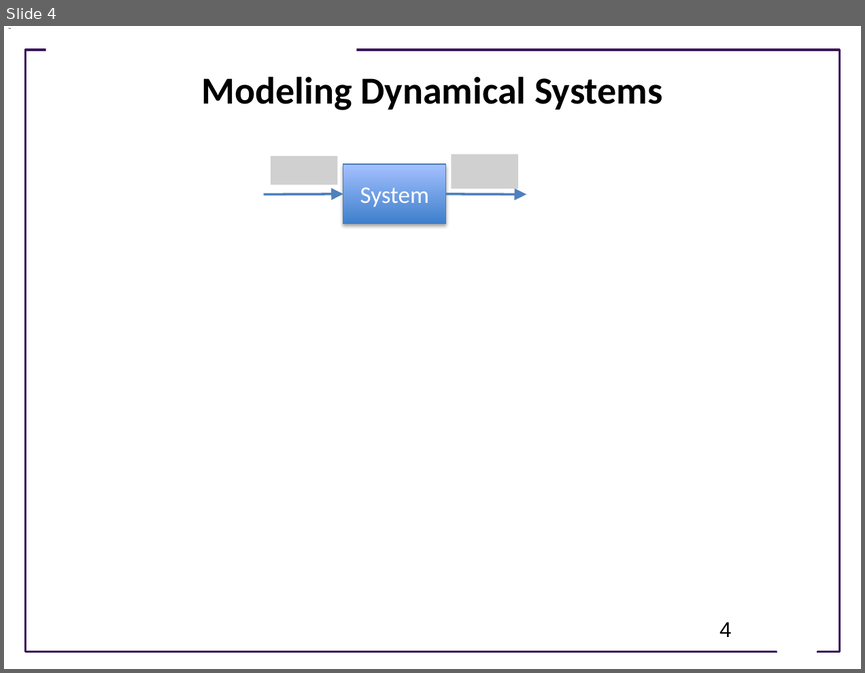
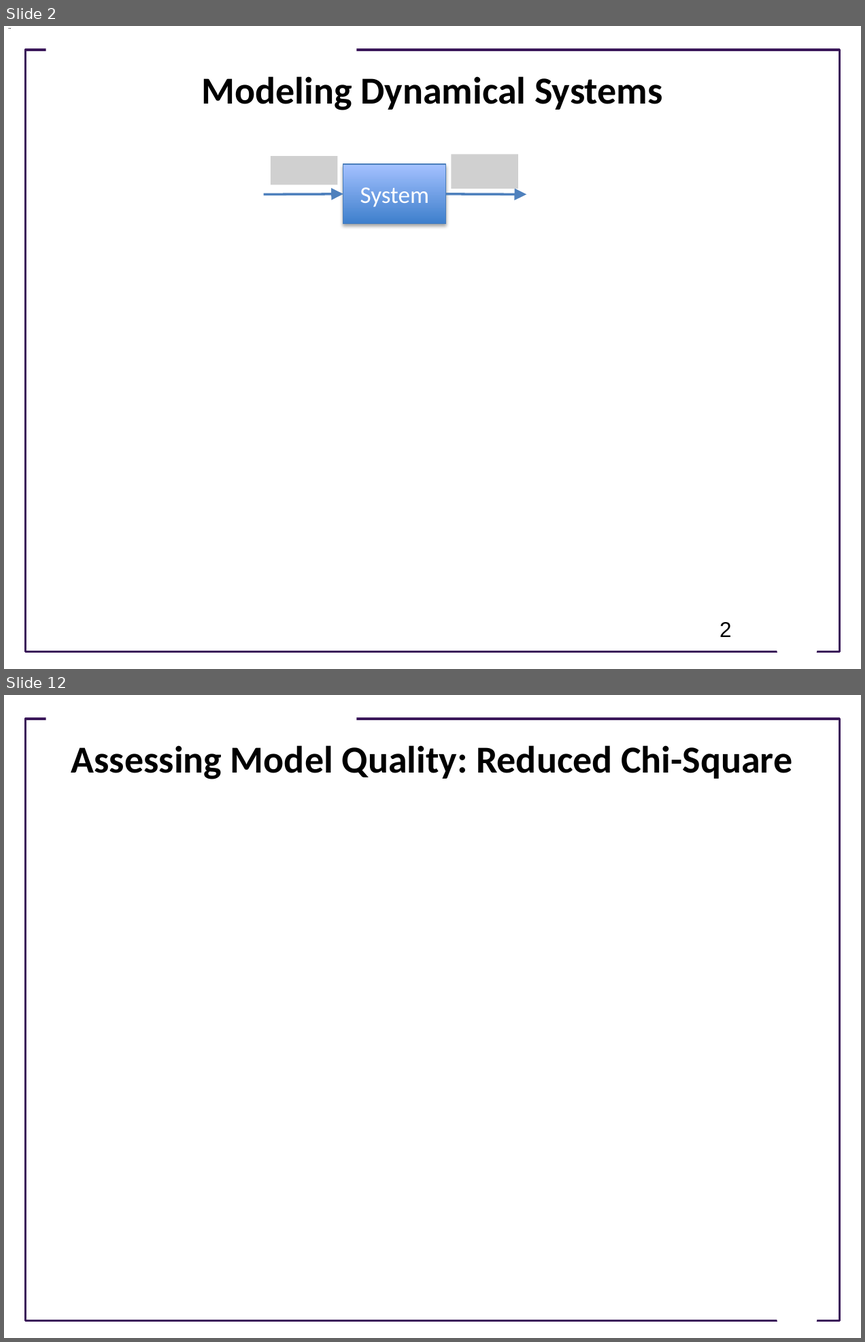
Before and after one commit to joseph-hellerstein/advanced-controls-lectures, a slide deck: classes/winter_2023/lectures/lecture_11-system-identification/system_identification.pptx. Shown one above the other, each under a label of ours: slide 4 before the commit, slides 2 and 12 after it; the slides between them are not shown. The pictures are 865x673 and 865x1342 pixels, drawn with LibreOffice and Linux fonts; fonts in the diff are those of the drawing; grey boxes stand for pictures; background and template pictures are left out. Boxes give left, top, right and bottom in pixels: in the first picture for what was removed or moved away, otherwise in the second. Text is boxed around its words. In the diff, an @@ line names an element or a change of style, - is before the commit and + after.

```diff
--- a/classes/winter_2023/lectures/lecture_11-system-identification/system_identification.pptx
+++ b/classes/winter_2023/lectures/lecture_11-system-identification/system_identification.pptx
@@ slide 12 added at box(4, 695, 861, 1338), background #FFFFFF; not listed: 3 template elements that a slide beside it also shows @@
@@ title added at box(71, 745, 792, 779), 32 pt, text #000000, bold @@
+Assessing Model Quality: Reduced Chi-Square
@@ what was slide 4 is now slide 2 @@
@@ page number at box(719, 622, 732, 637): text changed @@
-4
+2
```
Also in this commit, not shown: 2 slides changed, 12 other slides added, 2 slides removed, 2 other files.
